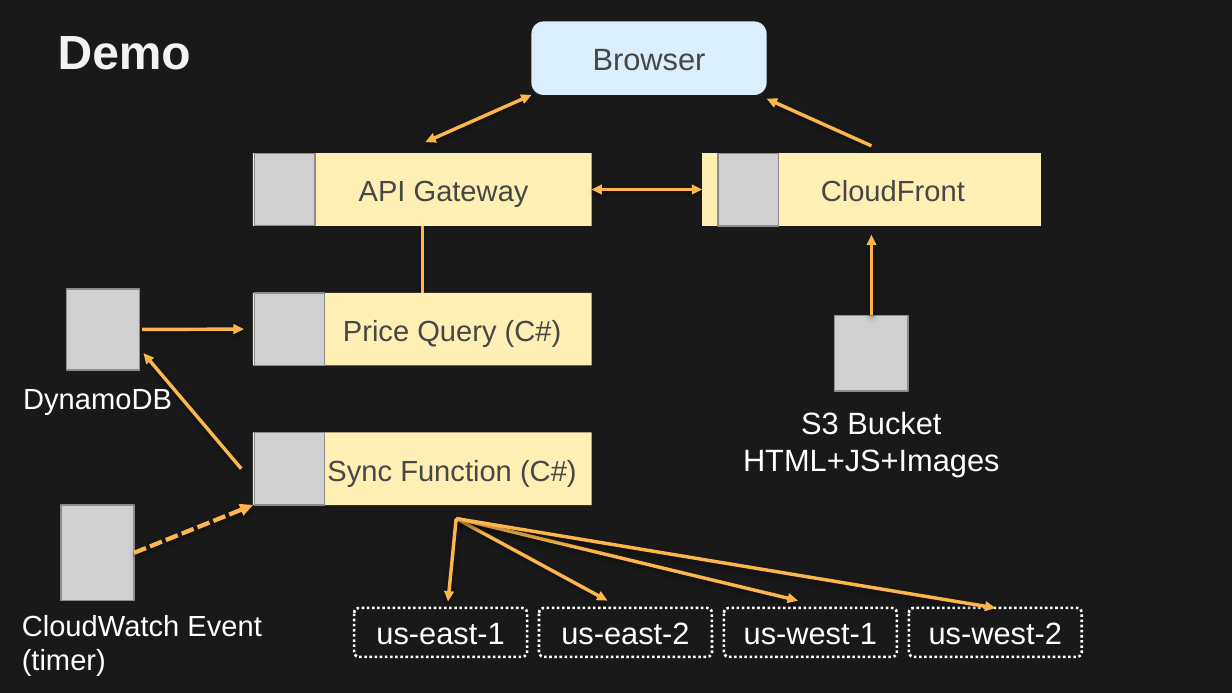
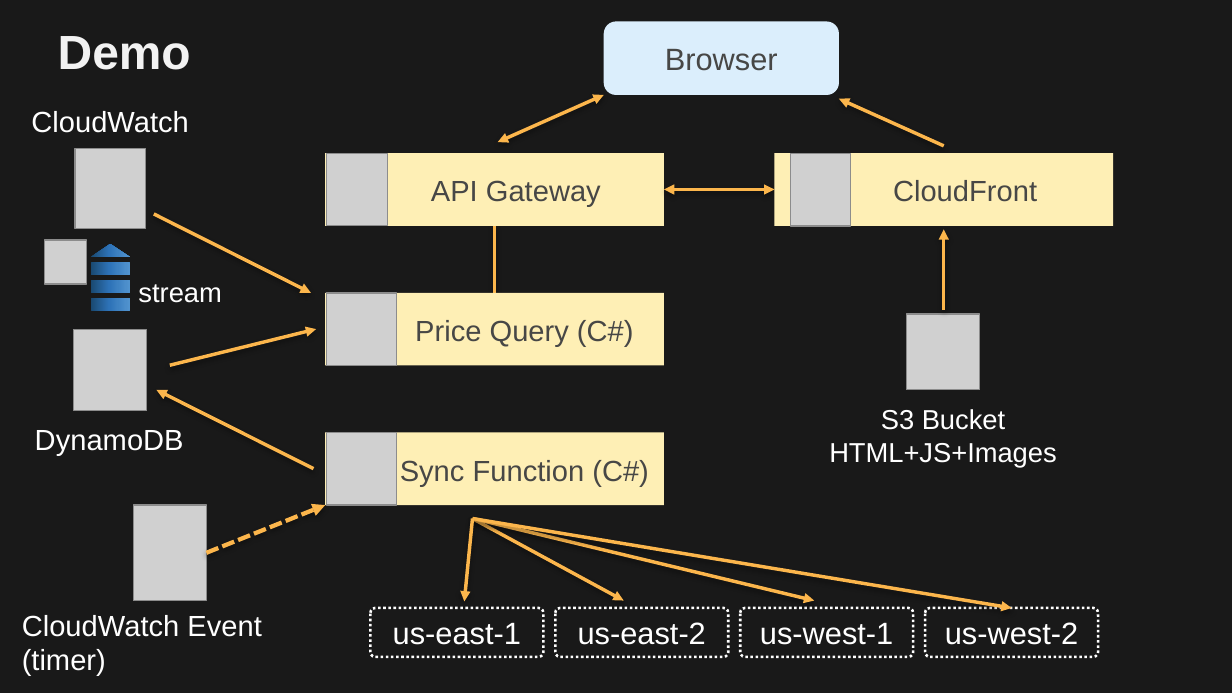
Before and after one commit to paulfryer/dotnetonaws, a slide deck: slide 14 of Presentation/PADNUG-July-2017.pptx (slide 13 before the commit). Drawn at 1232x693 pixels with LibreOffice and Linux fonts; fonts in the diff are those of the drawing; grey boxes stand for pictures; background and template pictures are left out. Boxes give left, top, right and bottom in pixels: in the first picture for what was removed or moved away, otherwise in the second. Text is boxed around its words. In the diff, an @@ line names an element or a change of style, - is before the commit and + after.

```diff
--- a/Presentation/PADNUG-July-2017.pptx
+++ b/Presentation/PADNUG-July-2017.pptx
@@ text added at (31,111,189,133), 17 pt, text #FFFFFF @@
+CloudWatch
@@ 2 pictures, 2 arrows, 2 double arrows, 1 rounded rectangle, 1 rectangle: place and size @@
-2 pictures, 2 arrows, 2 double arrows, 1 rounded rectangle, 1 rectangle at (60,21,1041,601)
+2 pictures, 2 arrows, 2 double arrows, 1 rounded rectangle, 1 rectangle at (133,21,1114,601)
@@ picture added at (75,148,145,228) @@
@@ arrow added from (154, 214) to (310, 293), #FCB64C 2 pt @@
@@ 4 pictures, 3 rectangles, 1 line: place and size @@
-4 pictures, 3 rectangles, 1 line at (253,153,908,505)
+4 pictures, 3 rectangles, 1 line at (325,153,979,505)
@@ arrow moved from (871, 315) - (871, 235) to (944, 309) - (944, 229) @@
@@ picture added at (44,240,86,285) @@
@@ group added at (91,244,131,312): 3 rounded rectangles, 1 triangle @@
@@ text added at (138,284,221,303), 16 pt, text #FFFFFF @@
+stream
@@ arrow moved from (142, 329) - (244, 329) to (170, 365) - (317, 329) @@
@@ picture: place and size @@
-picture at (67,290,139,371)
+picture at (74,330,147,411)
@@ text "DynamoDB": place and size @@
-text "DynamoDB" at (23,386,172,414)
+text "DynamoDB" at (35,430,184,455)
@@ arrow moved from (241, 468) - (143, 354) to (314, 468) - (156, 391) @@
@@ text "S3 Bucket HTML+JS+Images": place and size @@
-text "S3 Bucket HTML+JS+Images" at (743,411,1000,476)
+text "S3 Bucket HTML+JS+Images" at (829,409,1057,468)
@@ text "S3 Bucket HTML+JS+Images" at (829,409,1057,468): size 18 to 16 pt @@
@@ 4 rounded rectangles, 4 arrows: place and size @@
-4 rounded rectangles, 4 arrows at (354,519,1082,658)
+4 rounded rectangles, 4 arrows at (371,519,1098,658)
```
Also in this commit, not shown: 1 slide added.
